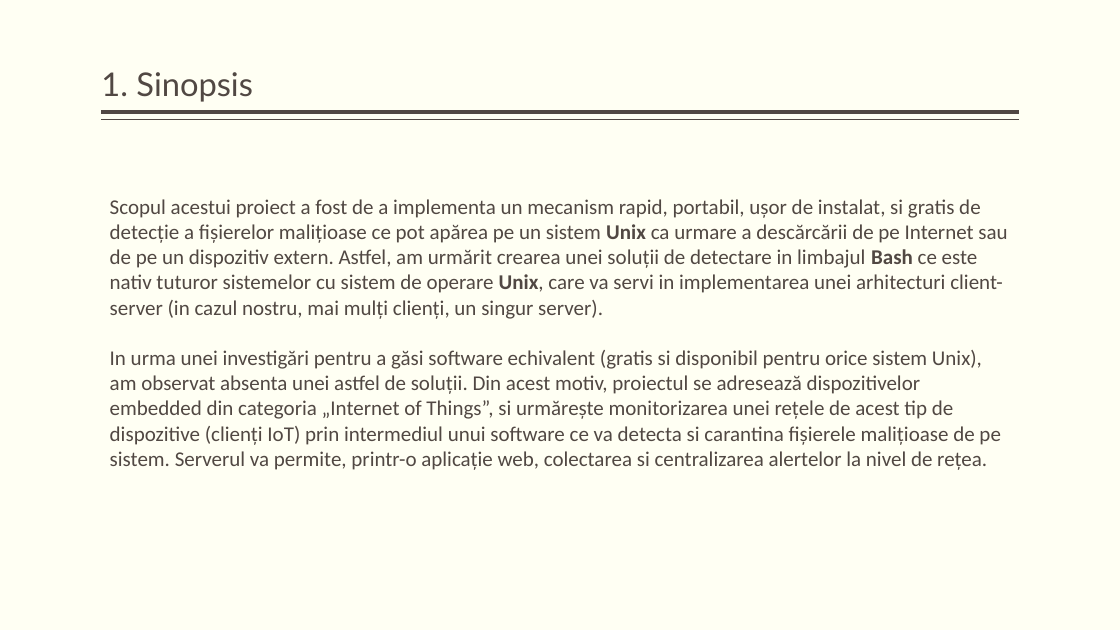
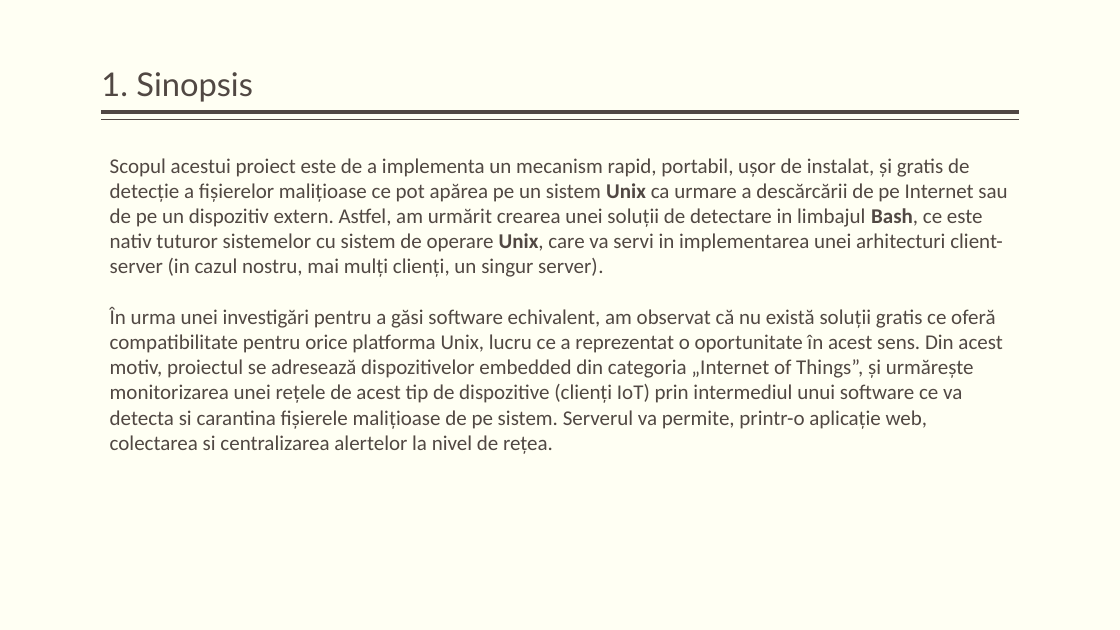
Before and after one commit to KaynRO/Proiect-Licenta, a slide deck: slide 3 of docs/Embedded Devices Malware Detection, Prevention & Centralization.pptx. Drawn at 1120x630 pixels with LibreOffice and Linux fonts; fonts in the diff are those of the drawing. Boxes give left, top, right and bottom in pixels: in the first picture for what was removed or moved away, otherwise in the second. Text is boxed around its words. In the diff, an @@ line names an element or a change of style, - is before the commit and + after.

Commit message:
updates for presentation

```diff
--- a/docs/Embedded Devices Malware Detection, Prevention & Centralization.pptx
+++ b/docs/Embedded Devices Malware Detection, Prevention & Centralization.pptx
@@ text at (110,158,1007,454): text changed @@
-Scopul acestui proiect a fost de a implementa un mecanism rapid, portabil, ușor de instalat, si gratis de detecție a fișierelor malițioase ce pot apărea pe un sistem Unix ca urmare a descărcării de pe Internet sau de pe un dispozitiv extern. Astfel, am urmărit crearea unei soluții de detectare in limbajul Bash ce este nativ tuturor sistemelor cu sistem de operare Unix, care va servi in implementarea unei arhitecturi client-server (in cazul nostru, mai mulți clienți, un singur server).
-In urma unei investigări pentru a găsi software echivalent (gratis si disponibil pentru orice sistem Unix), am observat absenta unei astfel de soluții. Din acest motiv, proiectul se adresează dispozitivelor embedded din categoria „Internet of Things”, si urmărește monitorizarea unei rețele de acest tip de dispozitive (clienți IoT) prin intermediul unui software ce va detecta si carantina fișierele malițioase de pe sistem. Serverul va permite, printr-o aplicație web, colectarea si centralizarea alertelor la nivel de rețea.
+Scopul acestui proiect este de a implementa un mecanism rapid, portabil, ușor de instalat, și gratis de detecție a fișierelor malițioase ce pot apărea pe un sistem Unix ca urmare a descărcării de pe Internet sau de pe un dispozitiv extern. Astfel, am urmărit crearea unei soluții de detectare in limbajul Bash, ce este nativ tuturor sistemelor cu sistem de operare Unix, care va servi in implementarea unei arhitecturi client-server (in cazul nostru, mai mulți clienți, un singur server).
+În urma unei investigări pentru a găsi software echivalent, am observat că nu există soluții gratis ce oferă compatibilitate pentru orice platforma Unix, lucru ce a reprezentat o oportunitate în acest sens. Din acest motiv, proiectul se adresează dispozitivelor embedded din categoria „Internet of Things”, și urmărește monitorizarea unei rețele de acest tip de dispozitive (clienți IoT) prin intermediul unui software ce va detecta si carantina fișierele malițioase de pe sistem. Serverul va permite, printr-o aplicație web, colectarea si centralizarea alertelor la nivel de rețea.
```
Also in this commit, not shown: 7 other slides changed, 4 slides added, 4 other files.
